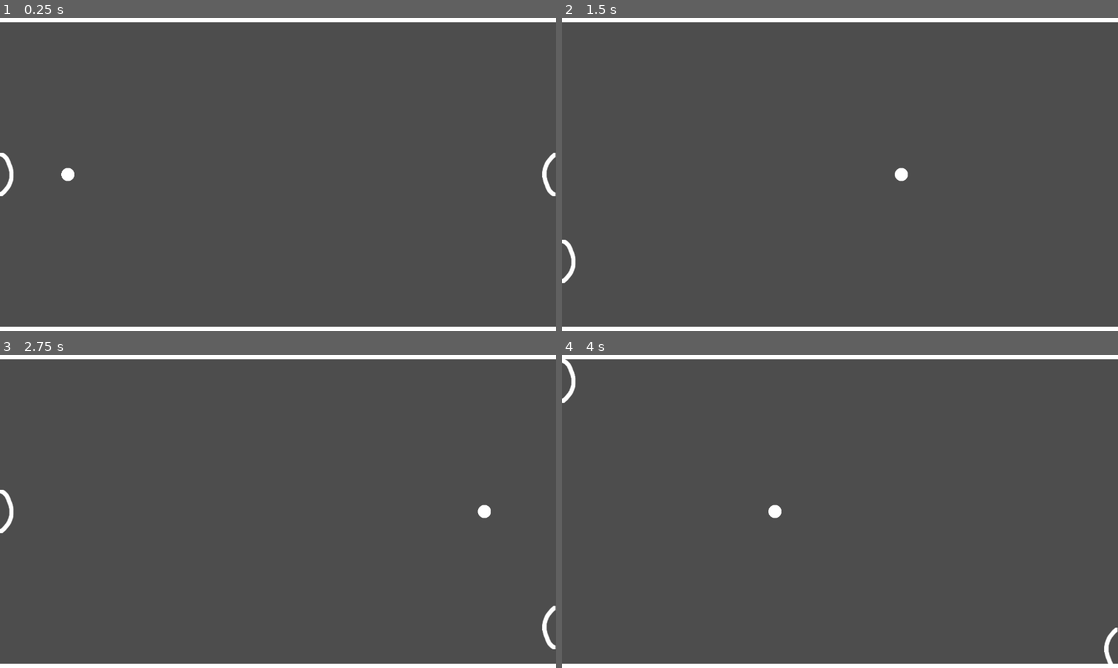
Above: before the commit, frames 1-4 (two rows, left to right).
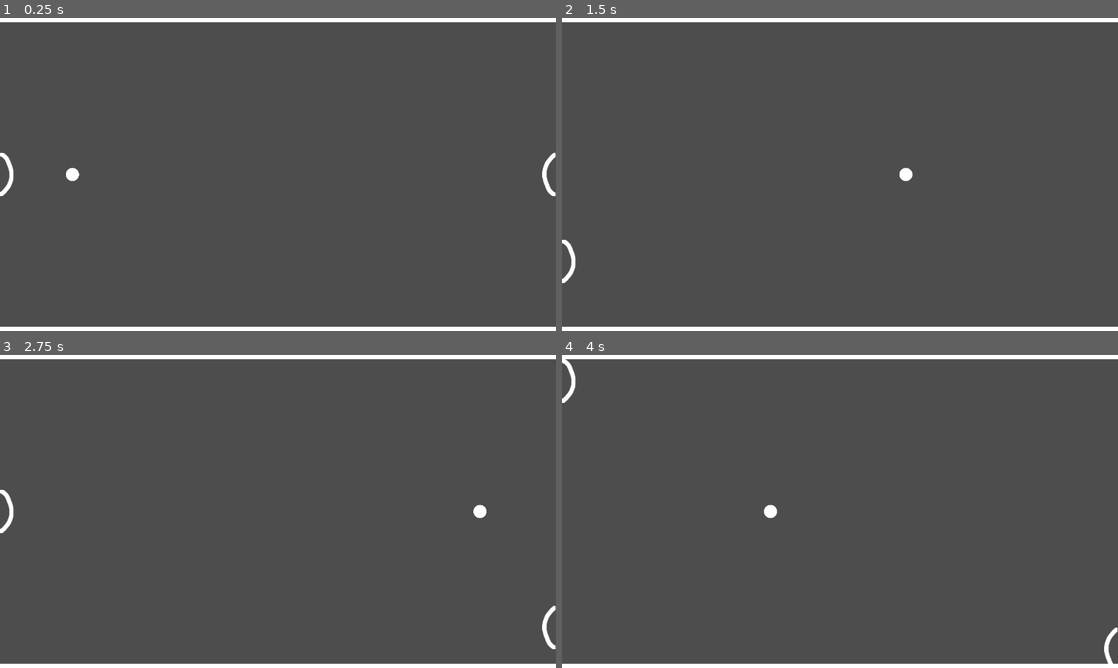
Above: after the commit, the same moments.

Repository: TinoGH/pong
Game: Godot game, scene res://scenes/main.tscn
Same seed, same stepped clock (60 frames per second), same inputs: the game is played once before the commit and once after it. Before the commit the project starts from res://scenes/objects/main.tscn.
Inputs:
- Up to frame 1 (0.25 s): no input
- Up to frame 2 (1.5 s): hold Down (player_right_down) 0.53-1.28 s; hold S (player_left_down) from 1.28 s (still down)
- Up to frame 3 (2.75 s): release S (player_left_down) at 2.03 s; hold Down (player_right_down) from 2.03 s (still down)
- Up to frame 4 (4 s): release Down (player_right_down) at 2.78 s; hold W (player_left_up) 2.78-3.53 s; hold S (player_left_down) from 3.53 s (still down)

The runs differ from the first frame. In frame 1, less than 0.1% of the frame differs, in the area x 11-15%, y 47-53%; in frame 2, less than 0.1%, in the area x 59-64%, y 47-53%; in frame 3, less than 0.1%; in frame 4, less than 0.1%.

Commit message:
first working proto

Diff:
--- a/goal.tscn
+++ /dev/null
@@ -1,11 +0,0 @@
-[gd_scene load_steps=2 format=3 uid="uid://5r4g8ij6f20b"]
-
-[sub_resource type="RectangleShape2D" id="RectangleShape2D_jmehq"]
-size = Vector2(8, 720)
-
-[node name="Goal" type="Area2D"]
-metadata/_edit_group_ = true
-
-[node name="CollisionShape2D" type="CollisionShape2D" parent="."]
-position = Vector2(4, 360)
-shape = SubResource("RectangleShape2D_jmehq")
--- a/project.godot
+++ b/project.godot
@@ -11,7 +11,7 @@
 [application]
 
 config/name="Pong"
-run/main_scene="res://scenes/objects/main.tscn"
+run/main_scene="res://scenes/main.tscn"
 config/features=PackedStringArray("4.2", "GL Compatibility")
 config/icon="res://icon.svg"
 
--- a/scenes/objects/main.gd
+++ b/scenes/main.gd
@@ -1,15 +1,19 @@
 extends Node
 
 @export var player_speed = 1000
+@export var ball_speed = 500
+@export var ball_scene:PackedScene
 var player_left
 var player_right
-var ball
+var goal_left
+var goal_right
 
 # Called when the node enters the scene tree for the first time.
 func _ready():
 	player_left = $PlayerLeft
 	player_right = $PlayerRight
-	ball = $Ball
+	goal_left = $GoalLeft
+	goal_right = $GoalRight
 	new_game()
 
 # Called every frame. 'delta' is the elapsed time since the previous frame.
@@ -27,14 +31,6 @@
 		player_right.position.y -= movement
 
 
-func _on_goal_left_body_entered(body):
-	new_point("left")
-
-
-func _on_goal_right_body_entered(body):
-	new_point("right")
-
-
 func new_game():
 	new_point("left")
 
@@ -46,4 +42,26 @@
 func new_point(side):
 	player_left.position = Vector2(16, 360)
 	player_right.position = Vector2(1264, 360)
-	ball.reset(side)
+
+	var pos = Vector2.ZERO
+	var direction = Vector2.ZERO
+	if side == "left":
+		pos = Vector2(50, 360)
+		direction = Vector2(1, 0)
+	elif side == "right":
+		pos = Vector2(1230, 360)
+		direction = Vector2(-1, 0)
+
+	var ball = ball_scene.instantiate()
+	ball.position = pos
+	ball.linear_velocity = direction * ball_speed
+
+	call_deferred("add_child", ball)
+
+
+func _on_goal_left_goal():
+	new_point("left")
+
+
+func _on_goal_right_goal():
+	new_point("right")
--- a/scenes/objects/main.tscn
+++ b/scenes/main.tscn
@@ -1,21 +1,20 @@
 [gd_scene load_steps=6 format=3 uid="uid://bi0gavyfy67g3"]
 
 [ext_resource type="PackedScene" uid="uid://crkxcvfn8t14c" path="res://scenes/objects/wall.tscn" id="1_hilah"]
-[ext_resource type="Script" path="res://scenes/objects/main.gd" id="1_oxoks"]
+[ext_resource type="Script" path="res://scenes/main.gd" id="1_oxoks"]
 [ext_resource type="PackedScene" uid="uid://1pxf2damnq6h" path="res://scenes/objects/ball.tscn" id="2_x2245"]
 [ext_resource type="PackedScene" uid="uid://lv6rwbrsk3jw" path="res://scenes/objects/player.tscn" id="3_jc6id"]
-[ext_resource type="PackedScene" uid="uid://5r4g8ij6f20b" path="res://goal.tscn" id="5_0hebk"]
+[ext_resource type="PackedScene" uid="uid://5r4g8ij6f20b" path="res://scenes/objects/goal.tscn" id="5_0hebk"]
 
 [node name="Main" type="Node"]
 script = ExtResource("1_oxoks")
+ball_scene = ExtResource("2_x2245")
 
 [node name="WallTop" parent="." instance=ExtResource("1_hilah")]
 
 [node name="WallDown" parent="." instance=ExtResource("1_hilah")]
-position = Vector2(0, 710)
-
-[node name="Ball" parent="." instance=ExtResource("2_x2245")]
-position = Vector2(48, 360)
+position = Vector2(1280, 720)
+rotation = 3.14159
 
 [node name="PlayerLeft" parent="." instance=ExtResource("3_jc6id")]
 position = Vector2(16, 360)
@@ -25,10 +24,12 @@
 rotation = 3.14159
 
 [node name="GoalLeft" parent="." instance=ExtResource("5_0hebk")]
-position = Vector2(-16, 0)
+position = Vector2(-24, 0)
 
 [node name="GoalRight" parent="." instance=ExtResource("5_0hebk")]
-position = Vector2(1288, 0)
+position = Vector2(1352, 0)
 
 [connection signal="body_entered" from="GoalLeft" to="." method="_on_goal_left_body_entered"]
+[connection signal="goal" from="GoalLeft" to="." method="_on_goal_left_goal"]
 [connection signal="body_entered" from="GoalRight" to="." method="_on_goal_right_body_entered"]
+[connection signal="goal" from="GoalRight" to="." method="_on_goal_right_goal"]
--- a/scenes/objects/ball.gd
+++ b/scenes/objects/ball.gd
@@ -1,22 +1 @@
 extends RigidBody2D
-
-@export var base_speed = 500
-var reset_status = false
-var side_status = "left"
-var start_pos_left = Vector2(48, 360)
-var start_pos_right = Vector2(1232, 360)
-
-
-func _integrate_forces(state):
-	if reset_status:
-		if side_status == "left":
-			position = start_pos_left
-			linear_velocity = Vector2(1, 0) * base_speed
-		elif side_status == "right":
-			position = start_pos_right
-			linear_velocity = Vector2(-1, 0) * base_speed
-		reset_status = false
-
-func reset(side):
-	side_status = side
-	reset_status = true
--- a/scenes/objects/ball.tscn
+++ b/scenes/objects/ball.tscn
@@ -12,6 +12,7 @@
 radius = 15.0333
 
 [node name="Ball" type="RigidBody2D"]
+collision_layer = 2
 physics_material_override = SubResource("PhysicsMaterial_5t3lq")
 gravity_scale = 0.0
 script = ExtResource("1_vuphu")
@@ -23,3 +24,5 @@
 
 [node name="CollisionShape2D" type="CollisionShape2D" parent="."]
 shape = SubResource("CircleShape2D_hutow")
+
+[connection signal="body_entered" from="." to="." method="_on_body_entered"]
--- /dev/null
+++ b/scenes/objects/goal.gd
@@ -0,0 +1,7 @@
+extends Area2D
+
+signal goal
+
+func _on_body_entered(body):
+	body.queue_free()
+	goal.emit()
--- /dev/null
+++ b/scenes/objects/goal.tscn
@@ -0,0 +1,18 @@
+[gd_scene load_steps=3 format=3 uid="uid://5r4g8ij6f20b"]
+
+[ext_resource type="Script" path="res://scenes/objects/goal.gd" id="1_2lrxq"]
+
+[sub_resource type="RectangleShape2D" id="RectangleShape2D_jmehq"]
+size = Vector2(64, 720)
+
+[node name="Goal" type="Area2D"]
+position = Vector2(-8, 0)
+collision_mask = 2
+script = ExtResource("1_2lrxq")
+metadata/_edit_group_ = true
+
+[node name="CollisionShape2D" type="CollisionShape2D" parent="."]
+position = Vector2(-24, 360)
+shape = SubResource("RectangleShape2D_jmehq")
+
+[connection signal="body_entered" from="." to="." method="_on_body_entered"]
--- a/scenes/objects/player.tscn
+++ b/scenes/objects/player.tscn
@@ -1,15 +1,19 @@
-[gd_scene load_steps=2 format=3 uid="uid://lv6rwbrsk3jw"]
+[gd_scene load_steps=3 format=3 uid="uid://lv6rwbrsk3jw"]
 
 [ext_resource type="Texture2D" uid="uid://hilksmmm0v5v" path="res://assets/player.png" id="1_11fu7"]
 
+[sub_resource type="CircleShape2D" id="CircleShape2D_qec6j"]
+radius = 66.0076
+
 [node name="Player" type="CharacterBody2D"]
+collision_mask = 2
 motion_mode = 1
 metadata/_edit_group_ = true
 
 [node name="Sprite2D" type="Sprite2D" parent="."]
 texture = ExtResource("1_11fu7")
 
-[node name="CollisionPolygon2D" type="CollisionPolygon2D" parent="."]
-position = Vector2(0, -17)
-scale = Vector2(1, 2.0625)
-polygon = PackedVector2Array(-15, -16, -9, -16, -4, -14.5455, 1, -12.6061, 5, -9.69697, 8, -6.78788, 12, -2.42424, 15, 2.90909, 15, 13.0909, 12, 18.4242, 7, 23.7576, 1, 27.6364, -5, 30.5455, -10, 32.4848, -15, 32.4848)
+[node name="CollisionShape2D" type="CollisionShape2D" parent="."]
+position = Vector2(-50, 0)
+shape = SubResource("CircleShape2D_qec6j")
+debug_color = Color(0.835294, 0.34902, 0.45098, 0.419608)
--- a/scenes/objects/wall.tscn
+++ b/scenes/objects/wall.tscn
@@ -4,9 +4,10 @@
 friction = 0.0
 
 [sub_resource type="RectangleShape2D" id="RectangleShape2D_wxou4"]
-size = Vector2(1280, 10)
+size = Vector2(1280, 70)
 
 [node name="Wall" type="RigidBody2D"]
+collision_mask = 2
 physics_material_override = SubResource("PhysicsMaterial_ulnkd")
 gravity_scale = 0.0
 freeze = true
@@ -17,5 +18,5 @@
 offset_bottom = 10.0
 
 [node name="CollisionShape2D" type="CollisionShape2D" parent="."]
-position = Vector2(640, 5)
+position = Vector2(640, -25)
 shape = SubResource("RectangleShape2D_wxou4")
